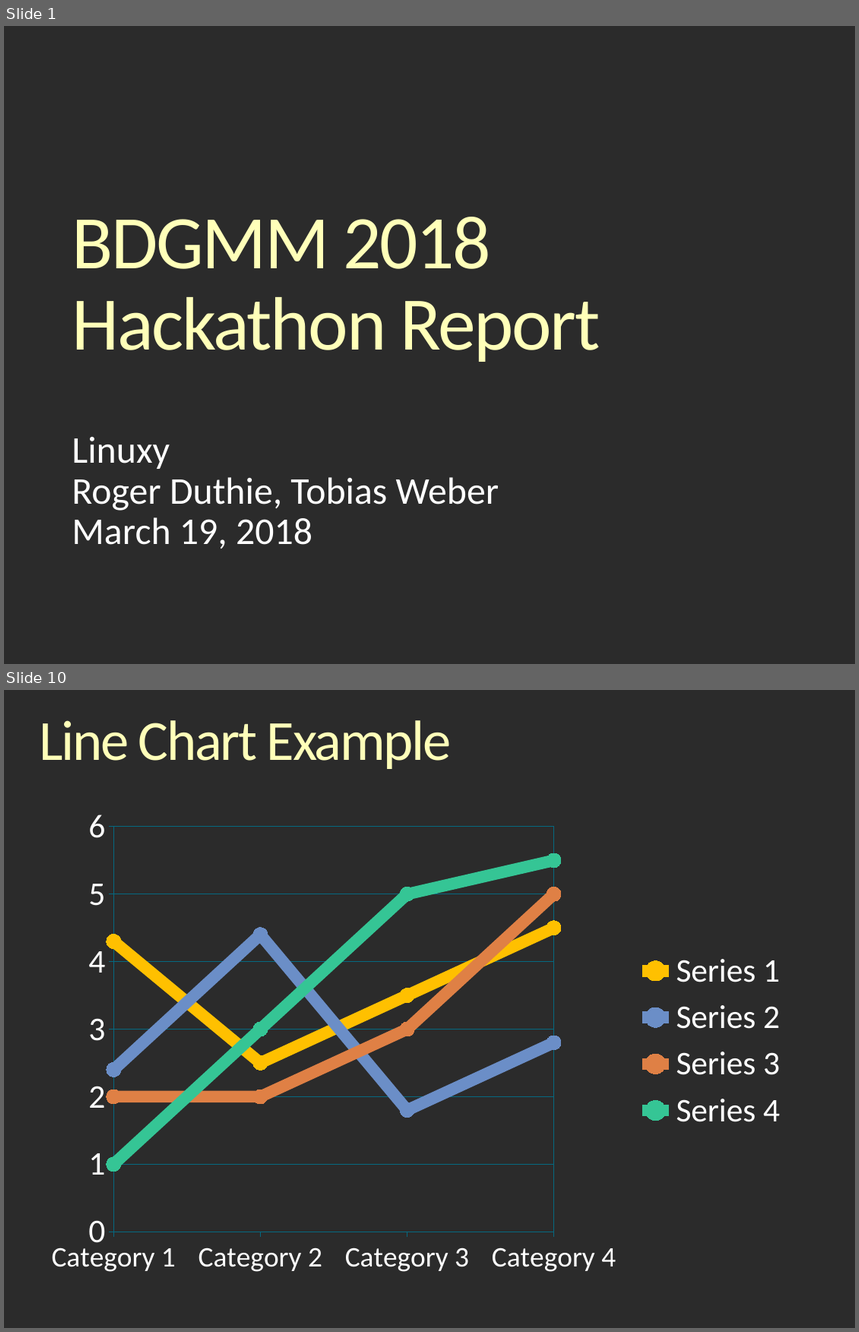
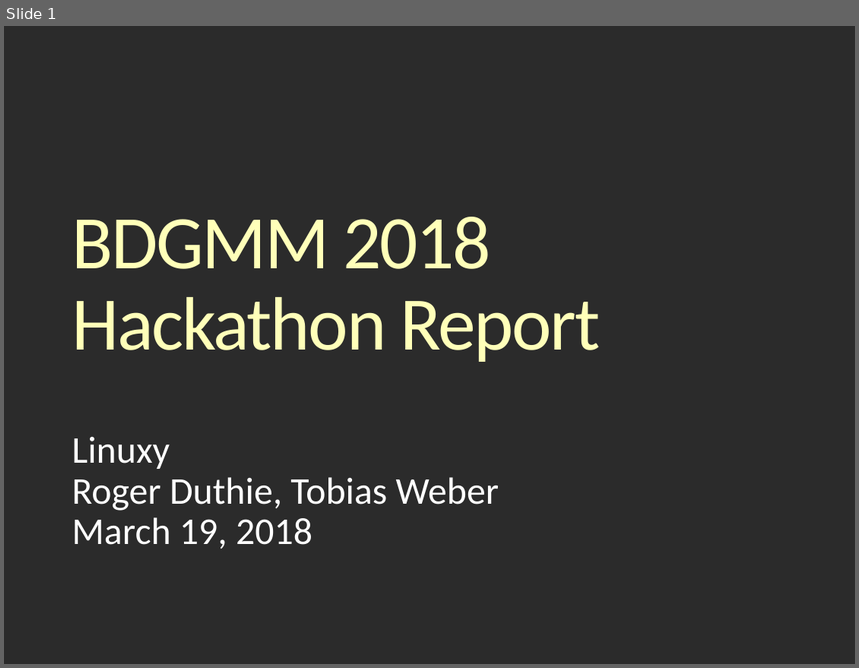
Before and after one commit to rjaduthie/bdgmm-hackathon-berlin-2018, a slide deck: BDMM18_Hackathonv_Report_Linuxy.odp. Shown one above the other, each under a label of ours: slides 1 and 10 before the commit, slide 1 after it; the slides between them are not shown. The pictures are 859x1332 and 859x668 pixels, drawn with LibreOffice and Linux fonts; fonts in the diff are those of the drawing; background and template pictures are left out; a plain dark background stands for a picture behind light text. Boxes give left, top, right and bottom in pixels: in the first picture for what was removed or moved away, otherwise in the second. Text is boxed around its words. In the diff, an @@ line names an element or a change of style, - is before the commit and + after.

```diff
--- a/BDMM18_Hackathonv_Report_Linuxy.odp
+++ b/BDMM18_Hackathonv_Report_Linuxy.odp
@@ slide 10 removed at [4,690,855,1328], background picture (left out) @@
@@ title removed at [40,720,452,769] @@
-Line Chart Example
@@ line chart removed at [37,797,798,1285] @@
-categories: Category 1, Category 2, Category 3, Category 4
-Series 1: 4.3, 2.5, 3.5, 4.5
-Series 2: 2.4, 4.4, 1.8, 2.8
-Series 3: 2, 2, 3, 5
-Series 4: 1, 3, 5, 5.5
```
Also in this commit, not shown: 3 slides changed, 4 slides added, 6 other slides removed.
